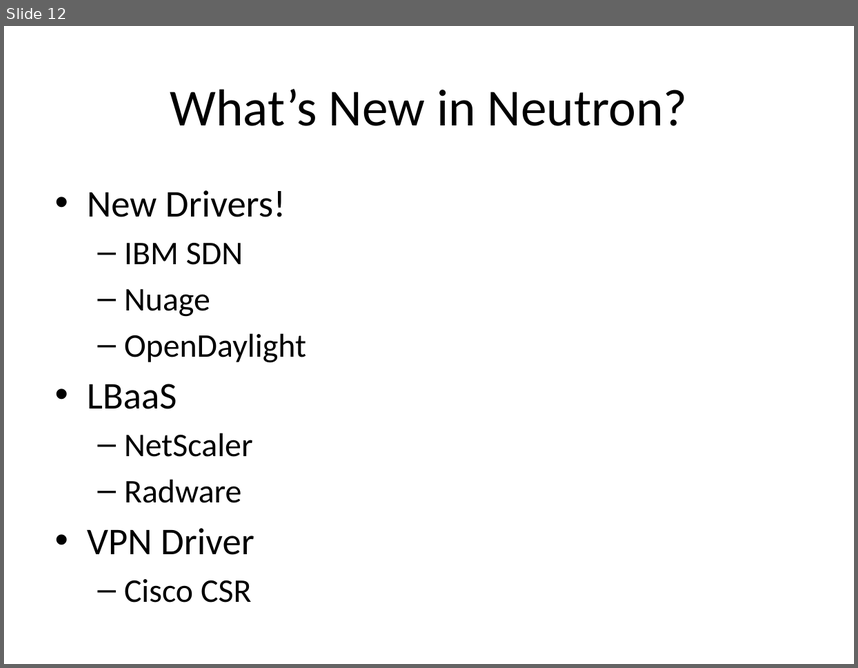
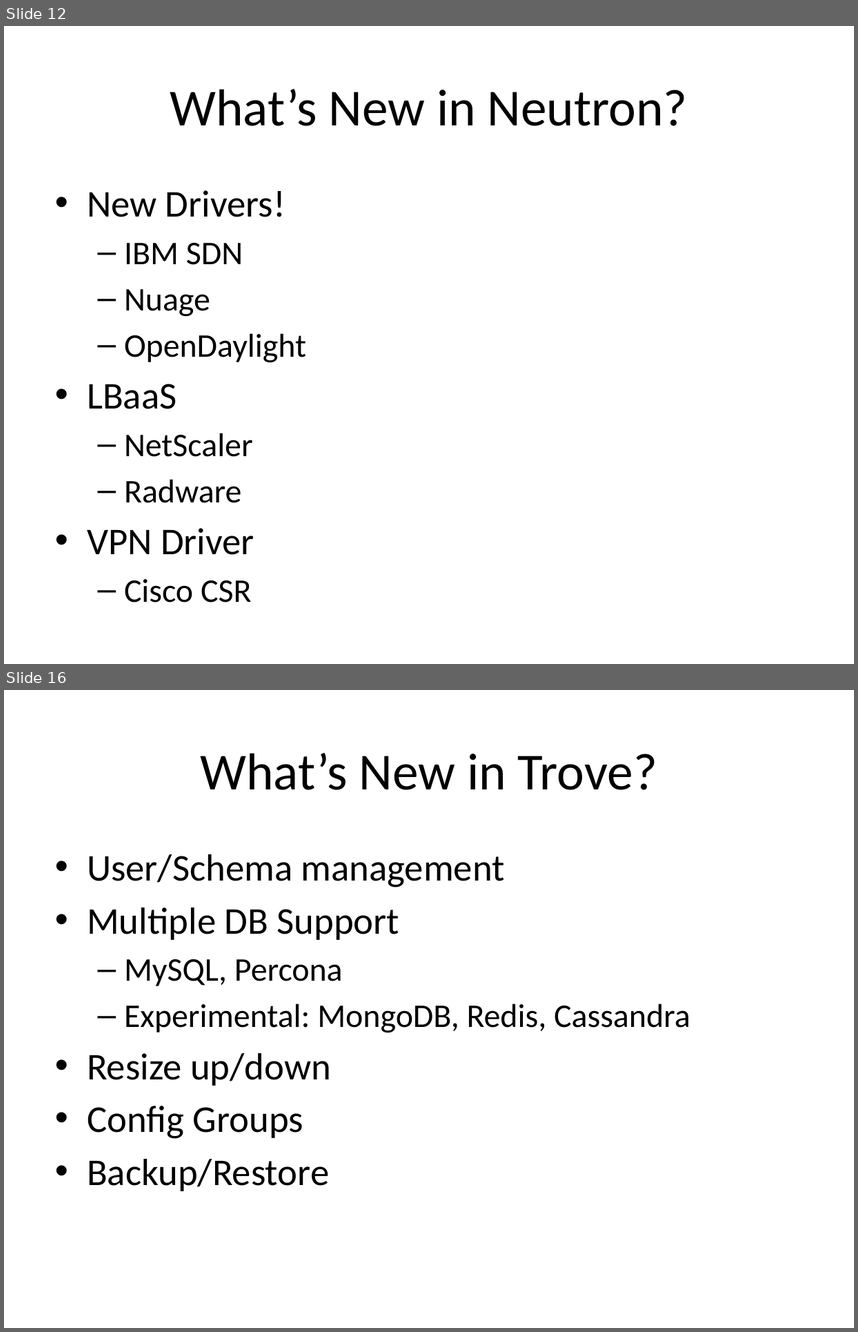
Before and after one commit to bunchc/Couch_to_OpenStack, a slide deck: slides/01-WhatsNew.pptx. Shown one above the other, each under a label of ours: slide 12 before the commit, slides 12 and 16 after it; the slides between them are not shown. The pictures are 858x668 and 858x1332 pixels, drawn with LibreOffice and Linux fonts; fonts in the diff are those of the drawing. Boxes give left, top, right and bottom in pixels: in the first picture for what was removed or moved away, otherwise in the second. Text is boxed around its words. In the diff, an @@ line names an element or a change of style, - is before the commit and + after.

```diff
--- a/slides/01-WhatsNew.pptx
+++ b/slides/01-WhatsNew.pptx
@@ slide 16 added at [4, 690, 854, 1328], background #FFFFFF @@
@@ title added at [200, 753, 657, 790], 44 pt, text #000000 @@
+What’s New in Trove?
@@ text added at [87, 854, 691, 1191], 32 pt, text #000000 @@
+• User/Schema management
+• Multiple DB Support
+  – MySQL, Percona
+  – Experimental: MongoDB, Redis, Cassandra
+• Resize up/down
+• Config Groups
+• Backup/Restore
```
Also in this commit, not shown: 1 slide changed, 3 other slides added.
